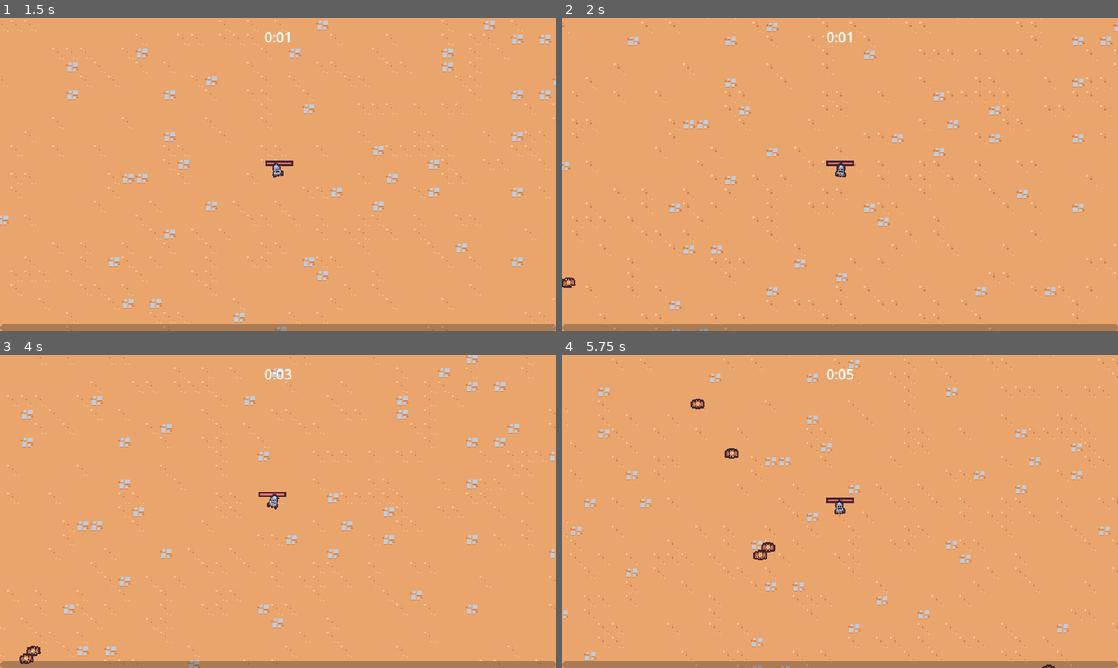
Above: before the commit, frames 1-4 (two rows, left to right).
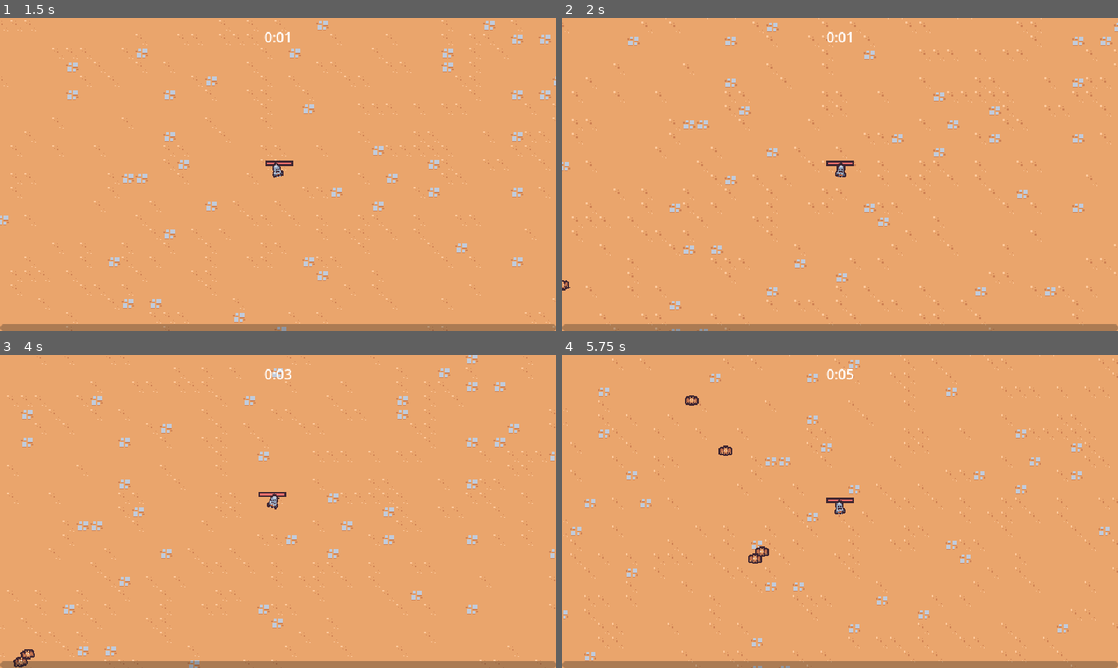
Above: after the commit, the same moments.

Repository: Osama-cs/GameDevPractise
Game: Godot game, scene res://scenes/main/main.tscn
Same seed, same stepped clock (60 frames per second), same inputs: the game is played once before the commit and once after it.
Inputs (mouse positions are in pixels of both pictures, inside the frame that each line leads up to):
- Up to frame 1 (1.5 s): move the mouse to (400, 158) at 0.52 s; press the mouse at (400, 158) at 0.53 s; hold D (move_right) 0.53-1.28 s; move the mouse to (166, 190) at 1.27 s; release the mouse at (166, 190) at 1.28 s; hold S (move_down) from 1.28 s (still down); click (166, 190) at 1.35 s
- Up to frame 2 (2 s): keep holding S (move_down)
- Up to frame 3 (4 s): move the mouse to (333, 442) at 2.02 s; release S (move_down) at 2.03 s; press the mouse at (333, 442) at 2.03 s; hold D (move_right) 2.03-2.78 s; move the mouse to (250, 574) at 2.77 s; release the mouse at (250, 574) at 2.78 s; hold W (move_up) 2.78-3.53 s; click (250, 574) at 2.85 s; move the mouse to (444, 558) at 3.52 s; press the mouse at (444, 558) at 3.53 s; hold A (move_left) from 3.53 s (still down)
- Up to frame 4 (5.75 s): move the mouse to (673, 464) at 4.27 s; release the mouse at (673, 464) at 4.28 s; click (673, 464) at 4.35 s; move the mouse to (867, 511) at 5.02 s; release A (move_left) at 5.03 s; press the mouse at (867, 511) at 5.03 s; hold S (move_down) from 5.03 s (still down)

Frame 1 is identical in both runs. In frame 2, less than 0.1% of the frame differs, in the area x 0-3%, y 82-88%; in frame 3, 0.2%; in frame 4, 0.4%, in the area x 22-89%, y 12-100%.

Commit message:
Created the velocity component.
This allows for you to control the movement of an enemy from a component, instead of hard code.

Diff:
--- /dev/null
+++ b/scenes/component/velocity_component.gd
@@ -0,0 +1,27 @@
+extends Node
+
+@export var max_speed: int = 40
+@export var acceleration: float = 5
+
+var velocity = Vector2.ZERO
+
+func accelerate_to_player():
+	var owner_node2d = owner as Node2D
+	if owner_node2d == null:
+		return
+
+	var player = get_tree().get_first_node_in_group("player") as Node2D
+	if player == null:
+		return
+
+	var direction = (player.global_position - owner_node2d.global_position).normalized()
+	accelerate_in_direction(direction)
+
+func accelerate_in_direction(direction: Vector2):
+	var desired_velocity = direction * max_speed
+	velocity = velocity.lerp(desired_velocity, 1 - exp(-acceleration * get_process_delta_time()))
+
+func move(character_body: CharacterBody2D):
+	character_body.velocity = velocity
+	character_body.move_and_slide()
+	velocity = character_body.velocity
--- /dev/null
+++ b/scenes/component/velocity_component.tscn
@@ -0,0 +1,6 @@
+[gd_scene load_steps=2 format=3 uid="uid://5uad2x5iev7b"]
+
+[ext_resource type="Script" path="res://scenes/component/velocity_component.gd" id="1_kx3i4"]
+
+[node name="VelocityComponent" type="Node"]
+script = ExtResource("1_kx3i4")
--- a/scenes/game_object/basic_enemy/basic_enemy.gd
+++ b/scenes/game_object/basic_enemy/basic_enemy.gd
@@ -1,16 +1,12 @@
-#7
 extends CharacterBody2D
 
-const MAX_SPEED = 40
-
-@onready var health_component: HealthComponent = $HealthComponent
 @onready var visuals = $Visuals
+@onready var velocity_component = $VelocityComponent
 
 
 func _process(delta):
-	var direction = get_direction_to_player()
-	velocity = direction * MAX_SPEED
-	move_and_slide()
+	velocity_component.accelerate_to_player()
+	velocity_component.move(self)
 
 	var move_sign = sign(velocity.x)
 	if move_sign != 0:
--- a/scenes/game_object/basic_enemy/basic_enemy.tscn
+++ b/scenes/game_object/basic_enemy/basic_enemy.tscn
@@ -6,6 +6,34 @@
 [ext_resource type="PackedScene" uid="uid://dmqf0w320m34r" path="res://scenes/component/vial_drop_component.tscn" id="3_omuwd"]
 [ext_resource type="PackedScene" uid="uid://bv0ffi0jje15y" path="res://scenes/component/hurtbox_component.tscn" id="4_h45uf"]
 [ext_resource type="PackedScene" uid="uid://bjgplmjaixofw" path="res://scenes/component/death_component.tscn" id="4_xkme5"]
+[ext_resource type="PackedScene" uid="uid://5uad2x5iev7b" path="res://scenes/component/velocity_component.tscn" id="7_8gi2k"]
+
+[sub_resource type="Animation" id="Animation_m2x0v"]
+length = 0.001
+tracks/0/type = "value"
+tracks/0/imported = false
+tracks/0/enabled = true
+tracks/0/path = NodePath("Visuals/Sprite2D:position")
+tracks/0/interp = 1
+tracks/0/loop_wrap = true
+tracks/0/keys = {
+"times": PackedFloat32Array(0),
+"transitions": PackedFloat32Array(1),
+"update": 0,
+"values": [Vector2(0, 0)]
+}
+tracks/1/type = "value"
+tracks/1/imported = false
+tracks/1/enabled = true
+tracks/1/path = NodePath("Visuals/Sprite2D:rotation")
+tracks/1/interp = 1
+tracks/1/loop_wrap = true
+tracks/1/keys = {
+"times": PackedFloat32Array(0),
+"transitions": PackedFloat32Array(1),
+"update": 0,
+"values": [0.0]
+}
 
 [sub_resource type="Animation" id="Animation_bg23m"]
 resource_name = "walk"
@@ -34,33 +62,6 @@
 "transitions": PackedFloat32Array(1, 1, 1, 1),
 "update": 0,
 "values": [0.174533, -0.174533, 0.174533, -0.174533]
-}
-
-[sub_resource type="Animation" id="Animation_m2x0v"]
-length = 0.001
-tracks/0/type = "value"
-tracks/0/imported = false
-tracks/0/enabled = true
-tracks/0/path = NodePath("Visuals/Sprite2D:position")
-tracks/0/interp = 1
-tracks/0/loop_wrap = true
-tracks/0/keys = {
-"times": PackedFloat32Array(0),
-"transitions": PackedFloat32Array(1),
-"update": 0,
-"values": [Vector2(0, 0)]
-}
-tracks/1/type = "value"
-tracks/1/imported = false
-tracks/1/enabled = true
-tracks/1/path = NodePath("Visuals/Sprite2D:rotation")
-tracks/1/interp = 1
-tracks/1/loop_wrap = true
-tracks/1/keys = {
-"times": PackedFloat32Array(0),
-"transitions": PackedFloat32Array(1),
-"update": 0,
-"values": [0.0]
 }
 
 [sub_resource type="AnimationLibrary" id="AnimationLibrary_afenc"]
@@ -92,6 +93,8 @@
 [node name="VialDropComponent" parent="." node_paths=PackedStringArray("health_component") instance=ExtResource("3_omuwd")]
 health_component = NodePath("../HealthComponent")
 
+[node name="VelocityComponent" parent="." instance=ExtResource("7_8gi2k")]
+
 [node name="DeathComponent" parent="." node_paths=PackedStringArray("health_component", "sprite") instance=ExtResource("4_xkme5")]
 health_component = NodePath("../HealthComponent")
 sprite = NodePath("../Visuals/Sprite2D")
--- a/scenes/game_object/player/player.tscn
+++ b/scenes/game_object/player/player.tscn
@@ -4,6 +4,45 @@
 [ext_resource type="Texture2D" uid="uid://gobgcb5f448g" path="res://scenes/game_object/player/player.png" id="2_jb81w"]
 [ext_resource type="PackedScene" uid="uid://dssq1ky1p5cq5" path="res://scenes/ability/sword_ability_controller/sword_ability_controller.tscn" id="2_rr18a"]
 [ext_resource type="PackedScene" uid="uid://bwfxrp0t0rmss" path="res://scenes/component/health_component.tscn" id="4_fpn2g"]
+
+[sub_resource type="Animation" id="Animation_jokqi"]
+length = 0.001
+tracks/0/type = "value"
+tracks/0/imported = false
+tracks/0/enabled = true
+tracks/0/path = NodePath("Visuals/Sprite2D:position")
+tracks/0/interp = 1
+tracks/0/loop_wrap = true
+tracks/0/keys = {
+"times": PackedFloat32Array(0),
+"transitions": PackedFloat32Array(1),
+"update": 0,
+"values": [Vector2(0, 0)]
+}
+tracks/1/type = "value"
+tracks/1/imported = false
+tracks/1/enabled = true
+tracks/1/path = NodePath("Visuals/Sprite2D:rotation")
+tracks/1/interp = 1
+tracks/1/loop_wrap = true
+tracks/1/keys = {
+"times": PackedFloat32Array(0),
+"transitions": PackedFloat32Array(1),
+"update": 0,
+"values": [0.0]
+}
+tracks/2/type = "value"
+tracks/2/imported = false
+tracks/2/enabled = true
+tracks/2/path = NodePath("Visuals/Sprite2D:scale")
+tracks/2/interp = 1
+tracks/2/loop_wrap = true
+tracks/2/keys = {
+"times": PackedFloat32Array(0),
+"transitions": PackedFloat32Array(1),
+"update": 0,
+"values": [Vector2(1, 1)]
+}
 
 [sub_resource type="Animation" id="Animation_gwldk"]
 resource_name = "walk"
@@ -44,45 +83,6 @@
 "transitions": PackedFloat32Array(0.701, 2.5, 1, 1),
 "update": 0,
 "values": [Vector2(1, 1), Vector2(0.8, 1.1), Vector2(1.2, 0.7), Vector2(1, 1)]
-}
-
-[sub_resource type="Animation" id="Animation_jokqi"]
-length = 0.001
-tracks/0/type = "value"
-tracks/0/imported = false
-tracks/0/enabled = true
-tracks/0/path = NodePath("Visuals/Sprite2D:position")
-tracks/0/interp = 1
-tracks/0/loop_wrap = true
-tracks/0/keys = {
-"times": PackedFloat32Array(0),
-"transitions": PackedFloat32Array(1),
-"update": 0,
-"values": [Vector2(0, 0)]
-}
-tracks/1/type = "value"
-tracks/1/imported = false
-tracks/1/enabled = true
-tracks/1/path = NodePath("Visuals/Sprite2D:rotation")
-tracks/1/interp = 1
-tracks/1/loop_wrap = true
-tracks/1/keys = {
-"times": PackedFloat32Array(0),
-"transitions": PackedFloat32Array(1),
-"update": 0,
-"values": [0.0]
-}
-tracks/2/type = "value"
-tracks/2/imported = false
-tracks/2/enabled = true
-tracks/2/path = NodePath("Visuals/Sprite2D:scale")
-tracks/2/interp = 1
-tracks/2/loop_wrap = true
-tracks/2/keys = {
-"times": PackedFloat32Array(0),
-"transitions": PackedFloat32Array(1),
-"update": 0,
-"values": [Vector2(1, 1)]
 }
 
 [sub_resource type="AnimationLibrary" id="AnimationLibrary_5logx"]
--- /dev/null
+++ b/scenes/game_object/wizard_enemy/wizard_enemy.tscn
@@ -0,0 +1,36 @@
+[gd_scene load_steps=7 format=3 uid="uid://cax05nh2n48es"]
+
+[ext_resource type="PackedScene" uid="uid://bwfxrp0t0rmss" path="res://scenes/component/health_component.tscn" id="1_clwxo"]
+[ext_resource type="PackedScene" uid="uid://bjgplmjaixofw" path="res://scenes/component/death_component.tscn" id="2_48kxa"]
+[ext_resource type="Texture2D" uid="uid://ccd44hyyvekgc" path="res://scenes/game_object/wizard_enemy/wizard_enemy.png" id="2_hvfme"]
+[ext_resource type="PackedScene" uid="uid://bv0ffi0jje15y" path="res://scenes/component/hurtbox_component.tscn" id="4_6avvx"]
+
+[sub_resource type="CircleShape2D" id="CircleShape2D_fju12"]
+radius = 8.0
+
+[sub_resource type="CircleShape2D" id="CircleShape2D_h6sll"]
+radius = 4.0
+
+[node name="WizardEnemy" type="CharacterBody2D"]
+collision_layer = 0
+
+[node name="HealthComponent" parent="." instance=ExtResource("1_clwxo")]
+max_health = 30.0
+
+[node name="DeathComponent" parent="." node_paths=PackedStringArray("health_component", "sprite") instance=ExtResource("2_48kxa")]
+health_component = NodePath("../HealthComponent")
+sprite = NodePath("../Sprite2D")
+
+[node name="Sprite2D" type="Sprite2D" parent="."]
+texture = ExtResource("2_hvfme")
+offset = Vector2(0, -8)
+
+[node name="HurtboxComponent" parent="." instance=ExtResource("4_6avvx")]
+position = Vector2(0, -7)
+
+[node name="CollisionShape2D" type="CollisionShape2D" parent="HurtboxComponent"]
+shape = SubResource("CircleShape2D_fju12")
+
+[node name="CollisionShape2D" type="CollisionShape2D" parent="."]
+position = Vector2(0, -4)
+shape = SubResource("CircleShape2D_h6sll")
Not shown: 1 places in scenes/game_object/basic_enemy/basic_enemy.tscn that only renumber resources
Binary file added: scenes/game_object/wizard_enemy/wizard_enemy.png
Not shown, added: scenes/game_object/wizard_enemy/wizard_enemy.png.import
